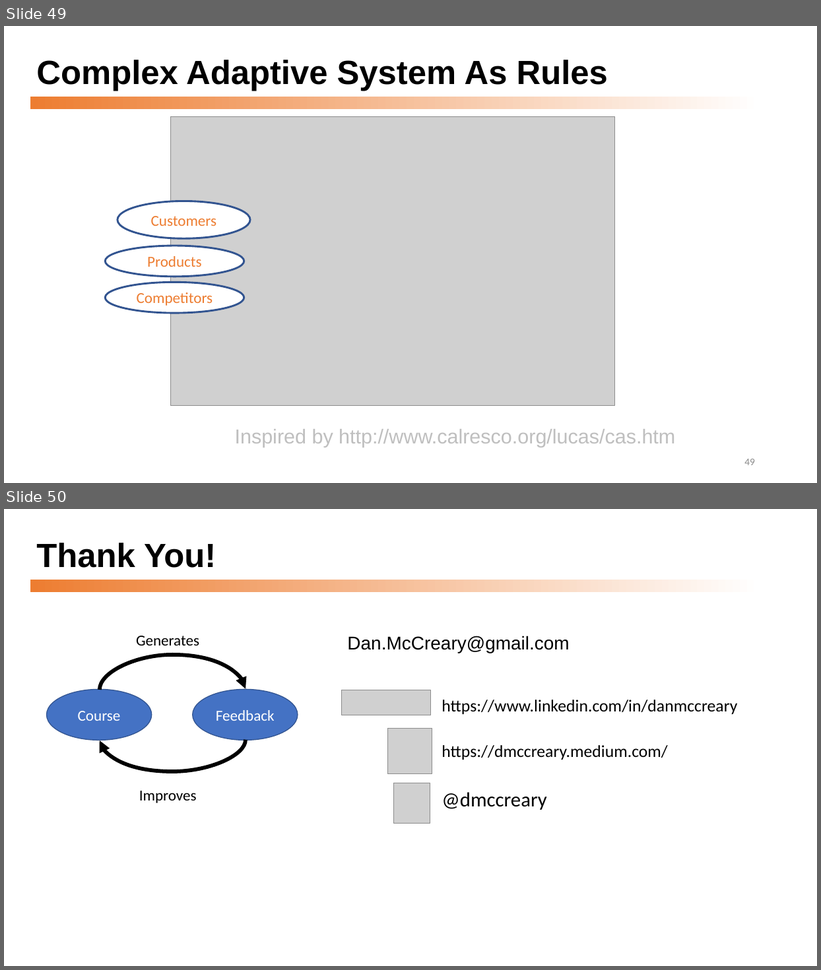
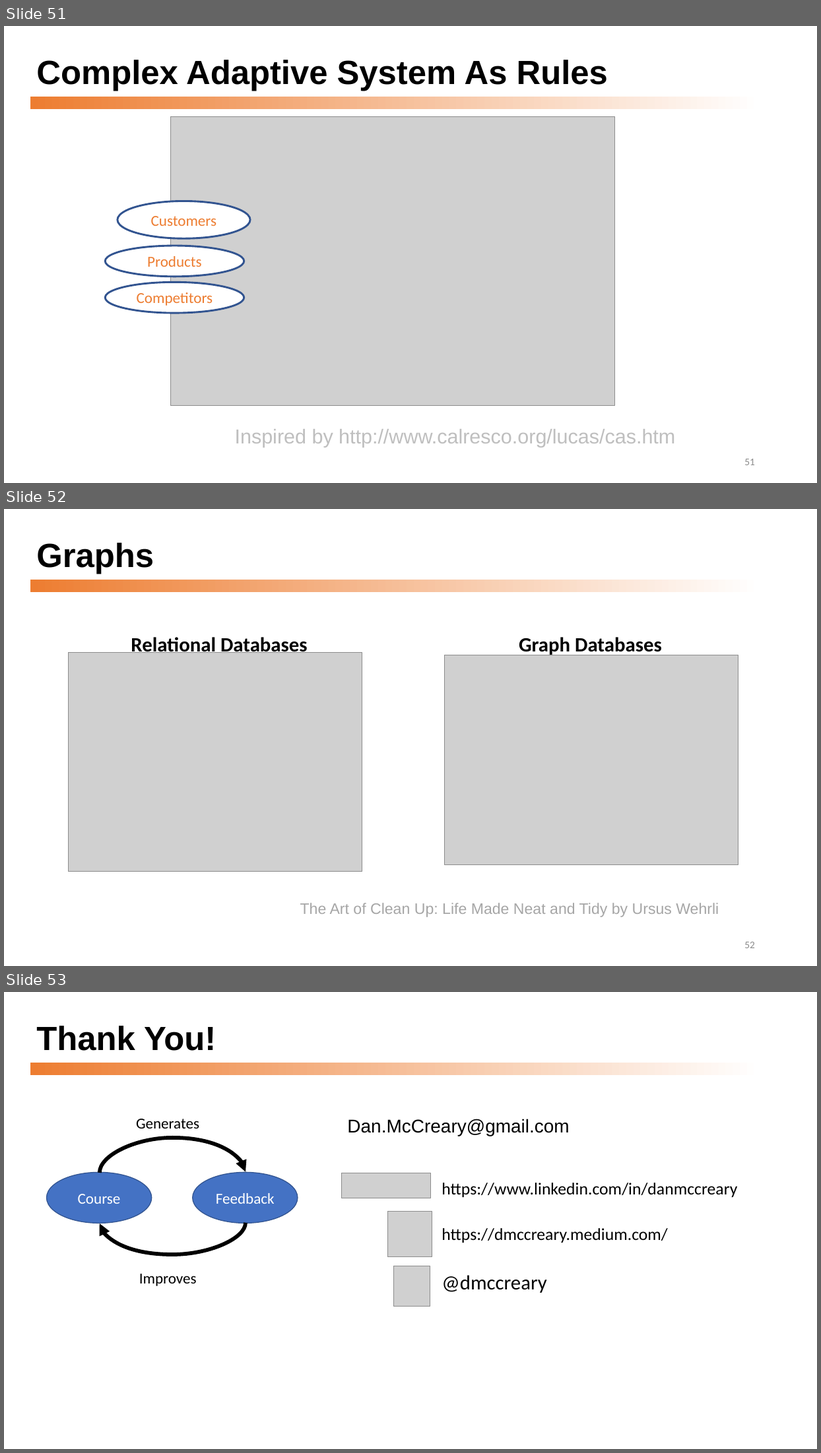
Before and after one commit to dmccreary/graph-systems-thinking, a slide deck: docs/presentations/Graph-Systems-Thinking-Half-Day-Workshop.pptx. Shown one above the other, each under a label of ours: slides 49 and 50 before the commit, slides 51, 52 and 53 after it. The pictures are 821x970 and 821x1453 pixels, drawn with LibreOffice and Linux fonts; fonts in the diff are those of the drawing; grey boxes stand for pictures. Boxes give left, top, right and bottom in pixels: in the first picture for what was removed or moved away, otherwise in the second. Text is boxed around its words. In the diff, an @@ line names an element or a change of style, - is before the commit and + after.

```diff
--- a/docs/presentations/Graph-Systems-Thinking-Half-Day-Workshop.pptx
+++ b/docs/presentations/Graph-Systems-Thinking-Half-Day-Workshop.pptx
@@ slide 52 added at [4,509,817,966], background #FFFFFF; not listed: 1 template element that a slide beside it also shows @@
@@ title added at [36,543,154,574], 39.6 pt, text #000000, bold @@
+Graphs
@@ text added at [131,634,308,653], 24 pt, text #000000, bold @@
+Relational Databases
@@ text added at [519,637,662,657], 24 pt, text #000000, bold @@
+Graph Databases
@@ picture added at [69,653,362,872] @@
@@ picture added at [444,655,739,865] @@
@@ text added at [300,903,719,918], 18 pt, text #A6A6A6 @@
+The Art of Clean Up: Life Made Neat and Tidy by Ursus Wehrli
@@ page number added at [745,942,755,949], 12 pt, text #8C8C8C @@
+52
@@ what was slide 49 is now slide 51 @@
@@ page number at [745,459,755,466]: text changed @@
-49
+51
@@ what was slide 50 is now slide 53 @@
```
Also in this commit, not shown: 6 slides changed, 2 other slides added, 1 other file.
